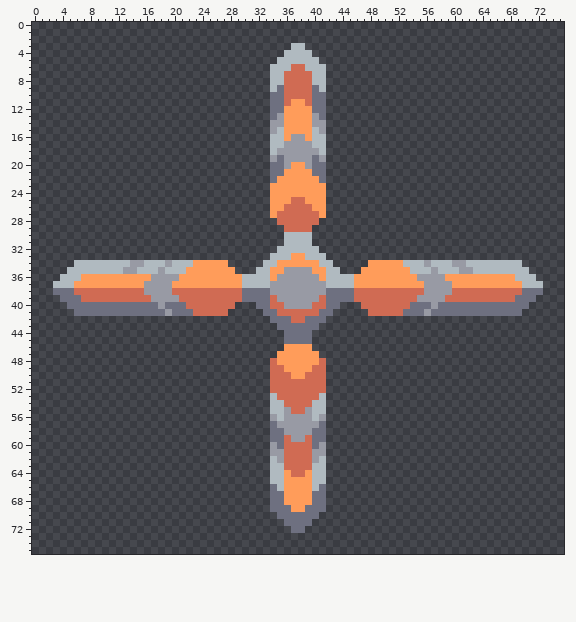
Two versions of one sprite sheet, sprites/units/small-metal-blade.png. Above: the version before the commit.
The file is 76x76 pixels.
After the commit:
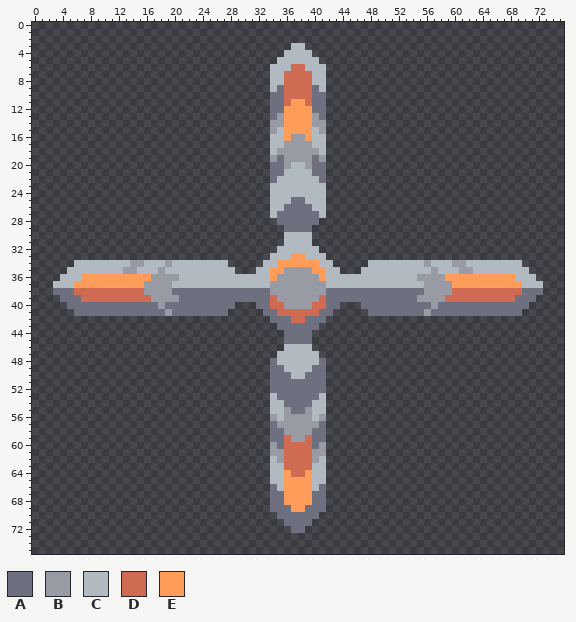
Palette (. is transparent): A #6e7080  B #989aa4  C #b0bac0  D #d06b53  E #ff9c5a
Diff:
@@ x 32..43 @@
 19 ..BABBBBAB..
-20 ..AABEEBAA..
-21 ..AAEEEEAA..
-22 ..AEEEEEEA..
-23 ..EEEEEEEE..
-24 ..EEEEEEEE..
-25 ..EEEDDEEE..
-26 ..EEDDDDEE..
-27 ..EDDDDDDE..
-28 ...DDDDDD...
-29 ....DDDD....
+20 ..AABCCBAA..
+21 ..AACCCCAA..
+22 ..ACCCCCCA..
+23 ..CCCCCCCC..
+24 ..CCCCCCCC..
+25 ..CCCAACCC..
+26 ..CCAAAACC..
+27 ..CAAAAAAC..
+28 ...AAAAAA...
+29 ....AAAA....
 30 ....CCCC....
@@ x 18..57 @@
 33 ................CCCEECCC................
-34 CBCCCEEEEE.....CCEEEEEECC.....EEEEECCCBC
-35 BCCCEEEEEEE...CCEEBBBBEECC...EEEEEEECCCB
-36 BBBEEEEEEEEECCCCEBBBBBBECCCCEEEEEEEEEBBB
-37 BBEEEEEEEEEECCCCBBBBBBBBCCCCEEEEEEEEEEBB
-38 BBDDDDDDDDDDAAAABBBBBBBBAAAADDDDDDDDDDBB
-39 BBBDDDDDDDDDAAAADBBBBBBDAAAADDDDDDDDDBBB
-40 BAAADDDDDDD...AADDBBBBDDAA...DDDDDDDAAAB
-41 ABAAADDDDD.....AADDDDDDAA.....DDDDDAAABA
+34 CBCCCCCCCC.....CCEEEEEECC.....CCCCCCCCBC
+35 BCCCCCCCCCC...CCEEBBBBEECC...CCCCCCCCCCB
+36 BBBCCCCCCCCCCCCCEBBBBBBECCCCCCCCCCCCCBBB
+37 BBCCCCCCCCCCCCCCBBBBBBBBCCCCCCCCCCCCCCBB
+38 BBAAAAAAAAAAAAAABBBBBBBBAAAAAAAAAAAAAABB
+39 BBBAAAAAAAAAAAAADBBBBBBDAAAAAAAAAAAAABBB
+40 BAAAAAAAAAA...AADDBBBBDDAA...AAAAAAAAAAB
+41 ABAAAAAAAA.....AADDDDDDAA.....AAAAAAAABA
 42 ................AAADDAAA................
@@ x 32..43 @@
 45 ....AAAA....
-46 ....EEEE....
-47 ...EEEEEE...
-48 ..DEEEEEED..
-49 ..DDEEEEDD..
-50 ..DDDEEDDD..
-51 ..DDDDDDDD..
-52 ..DDDDDDDD..
-53 ..CDDDDDDC..
-54 ..CCDDDDCC..
-55 ..CCBDDBCC..
+46 ....CCCC....
+47 ...CCCCCC...
+48 ..ACCCCCCA..
+49 ..AACCCCAA..
+50 ..AAACCAAA..
+51 ..AAAAAAAA..
+52 ..AAAAAAAA..
+53 ..CAAAAAAC..
+54 ..CCAAAACC..
+55 ..CCBAABCC..
 56 ..BCBBBBCB..
Where, in picture pixels (left, top, right, bottom), the same in both pictures:
changed: (270, 162, 326, 232)
changed: (172, 260, 242, 316)
changed: (354, 260, 424, 316)
changed: (270, 344, 326, 414)
